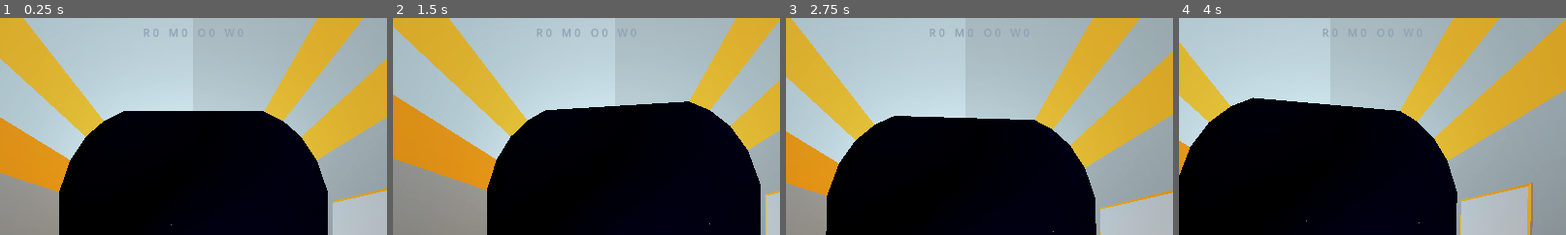
Above: before the commit, frames 1-4 (left to right).
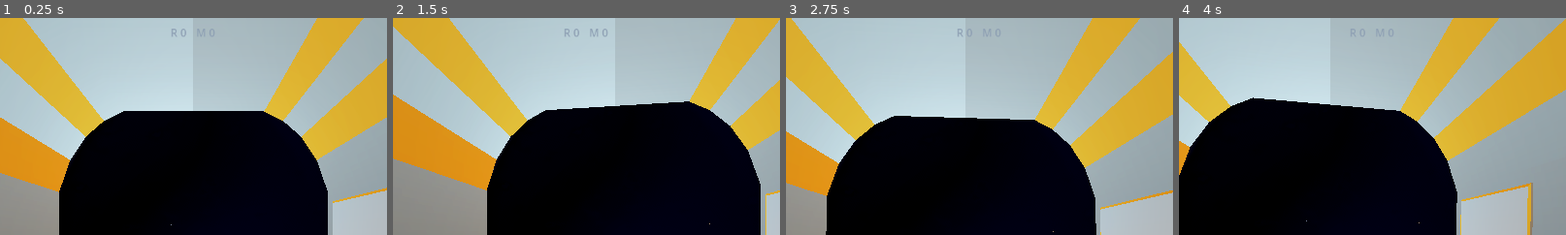
Above: after the commit, the same moments.

Repository: StephanoNaressi/LD_59
Game: Godot game, scene res://scenes/main.tscn
Same seed, same stepped clock (60 frames per second), same inputs: the game is played once before the commit and once after it.
Inputs (mouse positions are % of the whole screen's width and height, from its top left):
- Up to frame 1 (0.25 s): no input
- Up to frame 2 (1.5 s): tap Enter at 0.5 s; move the mouse to (55, 50) at 0.52 s; hold Space (FlyUp) from 0.53 s (still down); tap E (TankUse, bound only before the commit) at 0.6 s; move the mouse to (45, 50) at 1.27 s; tap F (Interact) at 1.35 s
- Up to frame 3 (2.75 s): keep holding Space (FlyUp); tap E (TankUse, bound only before the commit) at 1.55, 2.3 s; tap R (RestartGame, bound only after the commit) at 2 s; move the mouse to (52, 48) at 2.02 s; click (52, 48) at 2.1 s
- Up to frame 4 (4 s): keep holding Space (FlyUp); tap R (RestartGame, bound only after the commit) at 2.75, 3.5 s; move the mouse to (49, 52) at 2.77 s; right-click (49, 52) at 2.85 s; tap E (TankUse, bound only before the commit) at 3.05, 3.8 s; move the mouse to (57, 51) at 3.52 s; tap 1 (Ping) at 3.6 s
The pictures show only the part of the screen within x 25-75%, y 0-50%; the shares and areas given below are measured in that part.

The runs differ from the first frame. In frame 1, 0.1% of the frame differs, in the area x 37-61%, y 4-9%; in frame 2, 0.2%, in the area x 37-63%, y 4-9%; in frame 3, less than 0.1%; in frame 4, less than 0.1%.

Commit message:
Add restart logic and remove tank dependency

Diff:
--- a/project.godot
+++ b/project.godot
@@ -79,11 +79,6 @@
 "events": [Object(InputEventKey,"resource_local_to_scene":false,"resource_name":"","device":-1,"window_id":0,"alt_press …(195 unchanged characters)…
 ]
 }
-TankUse={
-"deadzone": 0.2,
-"events": [Object(InputEventKey,"resource_local_to_scene":false,"resource_name":"","device":-1,"window_id":0,"alt_pressed":false,"shift_pressed":false,"ctrl_pressed":false,"meta_pressed":false,"pressed":false,"keycode":0,"physical_keycode":69,"key_label":0,"unicode":101,"location":0,"echo":false,"script":null)
-]
-}
 RollRight={
 "deadzone": 0.2,
 "events": [Object(InputEventKey,"resource_local_to_scene":false,"resource_name":"","device":-1,"window_id":0,"alt_press …(192 unchanged characters)…
@@ -109,6 +104,11 @@
 "events": [Object(InputEventKey,"resource_local_to_scene":false,"resource_name":"","device":-1,"window_id":0,"alt_press …(191 unchanged characters)…
 ]
 }
+RestartGame={
+"deadzone": 0.2,
+"events": [Object(InputEventKey,"resource_local_to_scene":false,"resource_name":"","device":-1,"window_id":0,"alt_pressed":false,"shift_pressed":false,"ctrl_pressed":false,"meta_pressed":false,"pressed":false,"keycode":0,"physical_keycode":82,"key_label":0,"unicode":114,"location":0,"echo":false,"script":null)
+]
+}
 
 [physics]
 
--- a/scenes/main.tscn
+++ b/scenes/main.tscn
@@ -38,7 +38,6 @@
 tonemap_mode = 2
 tonemap_exposure = 1.12
 tonemap_white = 1.35
-sdfgi_enabled = true
 sdfgi_cascades = 1
 sdfgi_energy = 0.5
 sdfgi_normal_bias = 5.0
@@ -373,14 +372,6 @@
 layout_mode = 2
 text = "M 0"
 
-[node name="Oxygen" type="Label" parent="CanvasLayer/UI/VBoxRoot/HBoxContainer" unique_id=1820381875]
-layout_mode = 2
-text = "O 0"
-
-[node name="Water" type="Label" parent="CanvasLayer/UI/VBoxRoot/HBoxContainer" unique_id=1820381876]
-layout_mode = 2
-text = "W 0"
-
 [node name="PlayerCoords" type="Label" parent="CanvasLayer/UI/VBoxRoot" unique_id=1820381872]
 layout_mode = 2
 theme_override_font_sizes/font_size = 16
--- a/scenes/oxygen_tank.tscn
+++ b/scenes/oxygen_tank.tscn
@@ -1,19 +1,17 @@
-[gd_scene load_steps=4 format=3 uid="uid://bemsd62rif68h"]
+[gd_scene format=3 uid="uid://beq1opptc2jf"]
 
 [ext_resource type="Script" path="res://scripts/ships/resource_tank.gd" id="1_tank"]
 
 [sub_resource type="BoxMesh" id="BoxMesh_5o236"]
 
 [sub_resource type="BoxShape3D" id="BoxShape3D_tank"]
-size = Vector3(1, 1, 1)
 
-[node name="OxygenTank" type="StaticBody3D"]
+[node name="OxygenTank" type="StaticBody3D" unique_id=1742244891]
 script = ExtResource("1_tank")
-kind = 0
 
-[node name="MeshInstance3D" type="MeshInstance3D" parent="."]
+[node name="MeshInstance3D" type="MeshInstance3D" parent="." unique_id=1623360372]
 transform = Transform3D(0.32784808, 0, 0, 0, 0.4602055, 0, 0, 0, 0.22239913, 0, 0, 0)
 mesh = SubResource("BoxMesh_5o236")
 
-[node name="CollisionShape3D" type="CollisionShape3D" parent="."]
+[node name="CollisionShape3D" type="CollisionShape3D" parent="." unique_id=1468182755]
 shape = SubResource("BoxShape3D_tank")
--- a/scenes/space_ship.tscn
+++ b/scenes/space_ship.tscn
@@ -4,8 +4,6 @@
 [ext_resource type="PackedScene" uid="uid://bsd3vi25qxmb5" path="res://game/meshes/spaceship.glb" id="1_dp8cb"]
 [ext_resource type="PackedScene" uid="uid://cuutkagxm6kgs" path="res://scenes/player.tscn" id="3_jy7xo"]
 [ext_resource type="PackedScene" uid="uid://1fcrlfm5l5wx" path="res://scenes/radio.tscn" id="4_n0g6o"]
-[ext_resource type="PackedScene" uid="uid://bemsd62rif68h" path="res://scenes/oxygen_tank.tscn" id="6_ivtut"]
-[ext_resource type="PackedScene" uid="uid://vma73rupwemg" path="res://scenes/water_tank.tscn" id="7_ob1pc"]
 [ext_resource type="Script" uid="uid://nq2s5h4w1gdv" path="res://scripts/ships/ship_weapon_system.gd" id="wsys"]
 
 [sub_resource type="ConcavePolygonShape3D" id="ConcavePolygonShape3D_dp8cb"]
@@ -174,12 +172,6 @@
 [node name="Radio" parent="." unique_id=1197043511 instance=ExtResource("4_n0g6o")]
 transform = Transform3D(-4.371139e-08, 0, -1, 0, 1, 0, 1, 0, -4.371139e-08, 3.610678, 1.5723044, -1.3136913)
 
-[node name="OxygenTank" parent="." unique_id=850696642 instance=ExtResource("6_ivtut")]
-transform = Transform3D(3.3333328, 0, 0, 0, 3.3333328, 0, 0, 0, 3.3333328, 3.4216795, 1.9959545, 0.5385903)
-
-[node name="WaterTank" parent="." unique_id=1932666661 instance=ExtResource("7_ob1pc")]
-transform = Transform3D(3.333333, 0, 0, 0, 3.333333, 0, 0, 0, 3.333333, 3.5359197, 2.1929107, 3.7824683)
-
 [connection signal="body_entered" from="spaceship/Chair/Camera3D/ChairArea" to="." method="on_chair_area_body_entered"]
 [connection signal="body_exited" from="spaceship/Chair/Camera3D/ChairArea" to="." method="on_chair_area_body_exited"]
 [connection signal="timeout" from="WeaponSystem/ShootingCooldown" to="WeaponSystem" method="on_shooting_cooldown_timeout"]
--- a/scenes/water_tank.tscn
+++ b/scenes/water_tank.tscn
@@ -1,19 +1,18 @@
-[gd_scene load_steps=4 format=3 uid="uid://vma73rupwemg"]
+[gd_scene format=3 uid="uid://dnf3sb1wi7b2x"]
 
 [ext_resource type="Script" path="res://scripts/ships/resource_tank.gd" id="1_tank"]
 
 [sub_resource type="BoxMesh" id="BoxMesh_5o236"]
 
 [sub_resource type="BoxShape3D" id="BoxShape3D_tank"]
-size = Vector3(1, 1, 1)
 
-[node name="WaterTank" type="StaticBody3D"]
+[node name="WaterTank" type="StaticBody3D" unique_id=1670699856]
 script = ExtResource("1_tank")
 kind = 1
 
-[node name="MeshInstance3D" type="MeshInstance3D" parent="."]
+[node name="MeshInstance3D" type="MeshInstance3D" parent="." unique_id=758647835]
 transform = Transform3D(0.3045992, 0, 0, 0, 0.6120552, 0, 0, 0, 0.31322128, 0, 0, 0)
 mesh = SubResource("BoxMesh_5o236")
 
-[node name="CollisionShape3D" type="CollisionShape3D" parent="."]
+[node name="CollisionShape3D" type="CollisionShape3D" parent="." unique_id=2094839798]
 shape = SubResource("BoxShape3D_tank")
--- a/scripts/controllers/player.gd
+++ b/scripts/controllers/player.gd
@@ -26,9 +26,6 @@
 
 
 func _unhandled_input(event: InputEvent) -> void:
-	if Input.is_action_just_pressed("TankUse"):
-		_try_use_looked_at_resource_tank()
-		return
 	if not Input.is_action_just_pressed("Ping"):
 		return
 	var ship: SpaceShip = get_tree().get_first_node_in_group("rideable_ship") as SpaceShip
@@ -40,30 +37,6 @@
 	ship.radio.play_ping(origin)
 	GlobalValues.register_radar_ping()
 
-
-func _try_use_looked_at_resource_tank() -> void:
-	var camera: Camera3D = _active_camera_3d()
-	if camera == null:
-		return
-	var space: PhysicsDirectSpaceState3D = camera.get_world_3d().direct_space_state
-	var ray_from: Vector3 = camera.global_position
-	var ray_to: Vector3 = ray_from - camera.global_transform.basis.z * 12.0
-	var ray_parameters: PhysicsRayQueryParameters3D = PhysicsRayQueryParameters3D.create(
-		ray_from, ray_to
-	)
-	ray_parameters.collision_mask = 8
-	var intersection: Dictionary = space.intersect_ray(ray_parameters)
-	if intersection.is_empty():
-		return
-	var collider: Object = intersection.get("collider")
-	if collider is ResourceTank:
-		(collider as ResourceTank).try_deposit_from_inventory()
-
-
-func _active_camera_3d() -> Camera3D:
-	if vehicle != null:
-		return vehicle.camera_3d
-	return camera_3d
 
 func _physics_process(delta: float) -> void:
 	if vehicle != null:
--- a/scripts/controllers/space_ship.gd
+++ b/scripts/controllers/space_ship.gd
@@ -9,8 +9,8 @@
 const FUEL_DRAIN_PER_SEC: float = 0.005
 const MIN_FUEL_TO_INCREASE_SPEED: float = 0.02
 const NO_FUEL_THRUST_CAP: float = 3.0
-const LIFE_SUPPORT_O2_DRAIN_PER_SEC: float = 0.2
-const LIFE_SUPPORT_H2O_DRAIN_PER_SEC: float = 0.2
+const LIFE_SUPPORT_O2_DRAIN_PER_SEC: float = 5
+const LIFE_SUPPORT_H2O_DRAIN_PER_SEC: float = 0.4
 const MOUSE_YAW_SENS: float = 0.002
 const YAW_SMOOTHING: float = 10.5
 
@@ -171,14 +171,6 @@
 	water_tank_fill = minf(TANK_CAPACITY, water_tank_fill + amount)
 
 
-func oxygen_tank_remaining_capacity() -> float:
-	return maxf(0.0, TANK_CAPACITY - oxygen_tank_fill)
-
-
-func water_tank_remaining_capacity() -> float:
-	return maxf(0.0, TANK_CAPACITY - water_tank_fill)
-
-
 func _update_pilot_camera_fov() -> void:
 	var speed: float = velocity.length()
 	var speed_ratio: float = clampf(speed / PILOT_CAMERA_FOV_SPEED_REF, 0.0, 1.0)
--- a/scripts/controllers/ui.gd
+++ b/scripts/controllers/ui.gd
@@ -6,8 +6,6 @@
 
 @onready var rocks: Label = $VBoxRoot/HBoxContainer/Rocks
 @onready var metal: Label = $VBoxRoot/HBoxContainer/Metal
-@onready var oxygen_carry: Label = $VBoxRoot/HBoxContainer/Oxygen
-@onready var water_carry: Label = $VBoxRoot/HBoxContainer/Water
 @onready var player_coords: Label = $VBoxRoot/PlayerCoords
 @onready var tower_coords: Label = $VBoxRoot/TowerCoords
 @onready var ship_speed: Label = $VBoxRoot/ShipSpeed
@@ -32,7 +30,7 @@
 
 
 func _apply_hud_visuals() -> void:
-	for label: Label in [rocks, metal, oxygen_carry, water_carry, player_coords, ship_speed]:
+	for label: Label in [rocks, metal, player_coords, ship_speed]:
 		if label == null:
 			continue
 		label.add_theme_color_override(&"font_color", HUD_MAIN)
@@ -74,7 +72,7 @@
 
 func _on_game_over(reason: String) -> void:
 	if game_over_label != null:
-		game_over_label.text = "Game over\n%s" % reason
+		game_over_label.text = "Game over\n%s\n\nR — restart" % reason
 	if game_over_overlay != null:
 		game_over_overlay.visible = true
 
@@ -113,12 +111,8 @@
 func on_inventory_changed() -> void:
 	var rock_count: int = GlobalValues.count_item_of_type(Item.Item_Type.ROCK)
 	var metal_count: int = GlobalValues.count_item_of_type(Item.Item_Type.METAL)
-	var oxygen_count: int = GlobalValues.count_item_of_type(Item.Item_Type.OXYGEN)
-	var water_count: int = GlobalValues.count_item_of_type(Item.Item_Type.WATER)
 	rocks.text = "R %d" % rock_count
 	metal.text = "M %d" % metal_count
-	oxygen_carry.text = "O %d" % oxygen_count
-	water_carry.text = "W %d" % water_count
 	refresh_antenna_repair_panel()
 
 
--- a/scripts/globals/global_values.gd
+++ b/scripts/globals/global_values.gd
@@ -15,6 +15,30 @@
 signal loot_toast(text: String)
 
 
+func _ready() -> void:
+	process_mode = Node.PROCESS_MODE_ALWAYS
+
+
+func _unhandled_input(event: InputEvent) -> void:
+	if not game_over_occurred:
+		return
+	if event.is_action_pressed(&"RestartGame"):
+		restart_run()
+		get_viewport().set_input_as_handled()
+
+
+func restart_run() -> void:
+	game_over_occurred = false
+	inventory.clear()
+	radar_ping_until_sec = 0.0
+	radar_ping_start_sec = 0.0
+	player = null
+	get_tree().paused = false
+	var err: Error = get_tree().reload_current_scene()
+	if err != OK:
+		push_error("Failed to reload scene: %s" % error_string(err))
+
+
 func register_radar_ping(duration_sec: float = 3.4) -> void:
 	var now_sec: float = Time.get_ticks_msec() / 1000.0
 	radar_ping_start_sec = now_sec
@@ -24,7 +48,13 @@
 func notify_meteor_rewards(resource: Item.Item_Type, pickup_count: int) -> void:
 	if game_over_occurred:
 		return
-	loot_toast.emit("+%s %d  +Fuel" % [Item.type_name(resource), pickup_count])
+	var suffix: String = "  +Fuel"
+	match resource:
+		Item.Item_Type.OXYGEN, Item.Item_Type.WATER:
+			suffix = "  +Fuel  (life support)"
+		_:
+			pass
+	loot_toast.emit("+%s %d%s" % [Item.type_name(resource), pickup_count, suffix])
 
 
 func grant_fuel_from_meteor_destroyed(amount: float = 0.14) -> void:
--- a/scripts/resources/destroyable.gd
+++ b/scripts/resources/destroyable.gd
@@ -30,10 +30,15 @@
 	if health <= 0.0:
 		dead = true
 		if _drops_inventory_on_death():
-			for drop_index in range(drop_rate):
-				var drop: Item = Item.new()
-				drop.type = resource_drop
-				GlobalValues.inventory.append(drop)
+			if resource_drop == Item.Item_Type.OXYGEN:
+				_grant_life_support_to_ship(true, drop_rate)
+			elif resource_drop == Item.Item_Type.WATER:
+				_grant_life_support_to_ship(false, drop_rate)
+			else:
+				for drop_index in range(drop_rate):
+					var drop: Item = Item.new()
+					drop.type = resource_drop
+					GlobalValues.inventory.append(drop)
 			GlobalValues.update_ui.emit()
 		destroyed.emit()
 		_on_destroyable_destroyed()
@@ -42,6 +47,18 @@
 
 func _drops_inventory_on_death() -> bool:
 	return true
+
+
+func _grant_life_support_to_ship(oxygen: bool, units: int) -> void:
+	var ship: Node = get_tree().get_first_node_in_group("rideable_ship")
+	if not (ship is SpaceShip):
+		return
+	var s: SpaceShip = ship as SpaceShip
+	var amount: float = float(units)
+	if oxygen:
+		s.add_oxygen_to_tank(amount)
+	else:
+		s.add_water_to_tank(amount)
 
 
 func _on_destroyable_destroyed() -> void:
--- a/scripts/ships/resource_tank.gd
+++ /dev/null
@@ -1,31 +0,0 @@
-extends StaticBody3D
-class_name ResourceTank
-
-enum Kind { OXYGEN, WATER }
-
-@export var kind: Kind = Kind.OXYGEN
-@export var units_per_use: int = 1
-
-
-func _ready() -> void:
-	collision_layer = 8
-	collision_mask = 0
-
-
-func try_deposit_from_inventory() -> bool:
-	var ship: SpaceShip = get_parent() as SpaceShip
-	if ship == null:
-		return false
-	var moved: int = 0
-	for i in range(units_per_use):
-		var is_o2: bool = kind == Kind.OXYGEN
-		var item_type: Item.Item_Type = Item.Item_Type.OXYGEN if is_o2 else Item.Item_Type.WATER
-		var has_room: bool = ship.oxygen_tank_remaining_capacity() >= 1.0 if is_o2 else ship.water_tank_remaining_capacity() >= 1.0
-		if not has_room or not GlobalValues.try_remove_one_item(item_type):
-			break
-		if is_o2:
-			ship.add_oxygen_to_tank(1.0)
-		else:
-			ship.add_water_to_tank(1.0)
-		moved += 1
-	return moved > 0
Not shown, removed: scripts/ships/resource_tank.gd.uid
